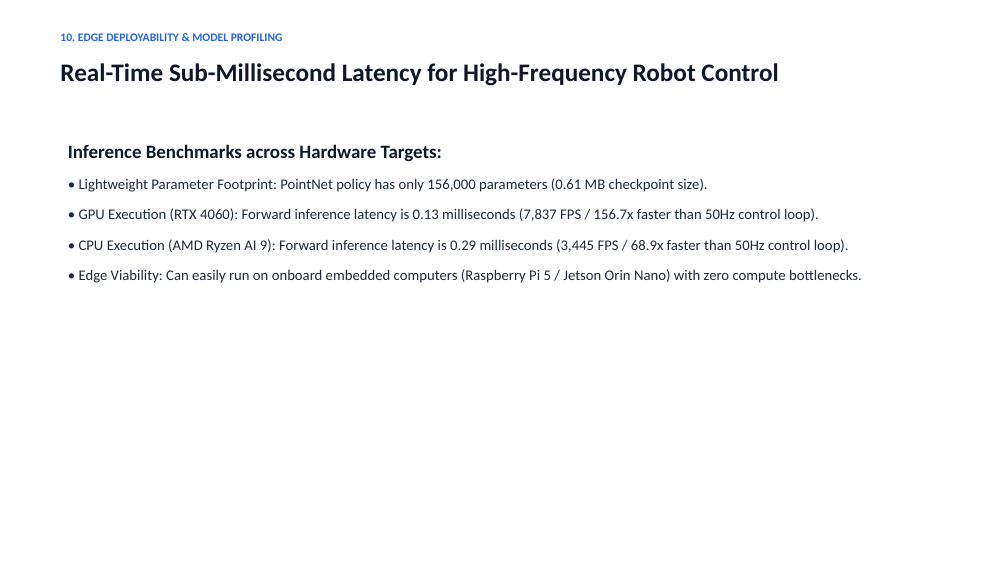
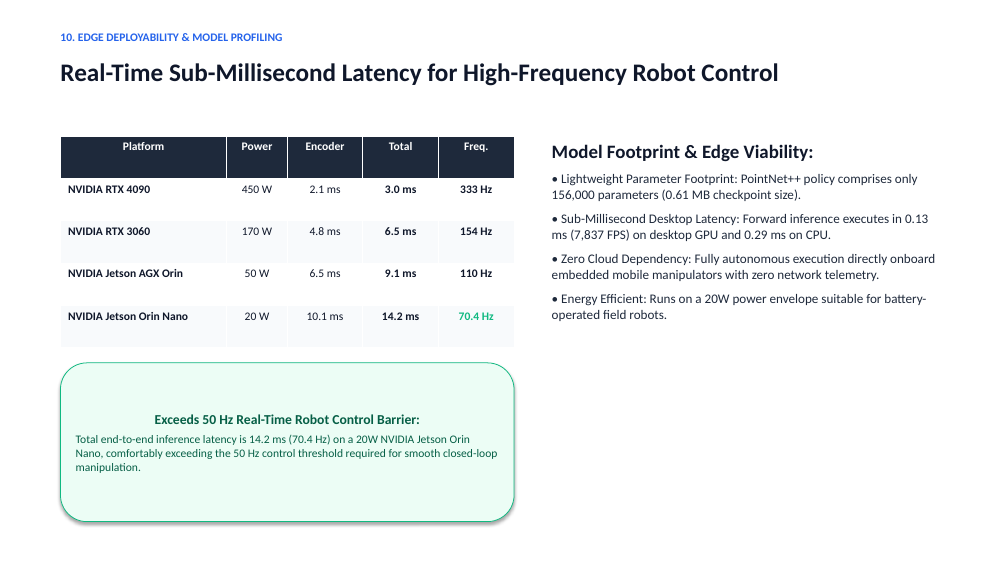
Before and after one commit to Durgesh-Shelke/Multi-viewpoint_Generalization, a slide deck: slide 11 of BTP_Final_Defense_Presentation.pptx. Drawn at 1008x567 pixels with LibreOffice and Linux fonts; fonts in the diff are those of the drawing. Boxes give left, top, right and bottom in pixels: in the first picture for what was removed or moved away, otherwise in the second. Text is boxed around its words. In the diff, an @@ line names an element or a change of style, - is before the commit and + after.

```diff
--- a/BTP_Final_Defense_Presentation.pptx
+++ b/BTP_Final_Defense_Presentation.pptx
@@ table added at [60,136,514,348], 5 rows, 5 columns @@
+Platform | Power | Encoder | Total | Freq.
+NVIDIA RTX 4090 | 450 W | 2.1 ms | 3.0 ms | 333 Hz
+NVIDIA RTX 3060 | 170 W | 4.8 ms | 6.5 ms | 154 Hz
+NVIDIA Jetson AGX Orin | 50 W | 6.5 ms | 9.1 ms | 110 Hz
+NVIDIA Jetson Orin Nano | 20 W | 10.1 ms | 14.2 ms | 70.4 Hz
@@ text removed at [68,144,862,283] @@
-Inference Benchmarks across Hardware Targets:
-• Lightweight Parameter Footprint: PointNet policy has only 156,000 parameters (0.61 MB checkpoint size).
-• GPU Execution (RTX 4060): Forward inference latency is 0.13 milliseconds (7,837 FPS / 156.7x faster than 50Hz control loop).
-• CPU Execution (AMD Ryzen AI 9): Forward inference latency is 0.29 milliseconds (3,445 FPS / 68.9x faster than 50Hz control loop).
-• Edge Viability: Can easily run on onboard embedded computers (Raspberry Pi 5 / Jetson Orin Nano) with zero compute bottlenecks.
@@ text added at [552,144,935,321], 12.5 pt, text #1E293B @@
+Model Footprint & Edge Viability:
+• Lightweight Parameter Footprint: PointNet++ policy comprises only 156,000 parameters (0.61 MB checkpoint size).
+• Sub-Millisecond Desktop Latency: Forward inference executes in 0.13 ms (7,837 FPS) on desktop GPU and 0.29 ms on CPU.
+• Zero Cloud Dependency: Fully autonomous execution directly onboard embedded mobile manipulators with zero network telemetry.
+• Energy Efficient: Runs on a 20W power envelope suitable for battery-operated field robots.
@@ rounded rectangle added at [60,363,514,522], fill #ECFDF5, outline #10B981 0.75 pt, 11 pt, text #065F46 @@
+Exceeds 50 Hz Real-Time Robot Control Barrier:
+Total end-to-end inference latency is 14.2 ms (70.4 Hz) on a 20W NVIDIA Jetson Orin Nano, comfortably exceeding the 50 Hz control threshold required for smooth closed-loop manipulation.
```
Also in this commit, not shown: 13 other slides changed, 6 other files.
